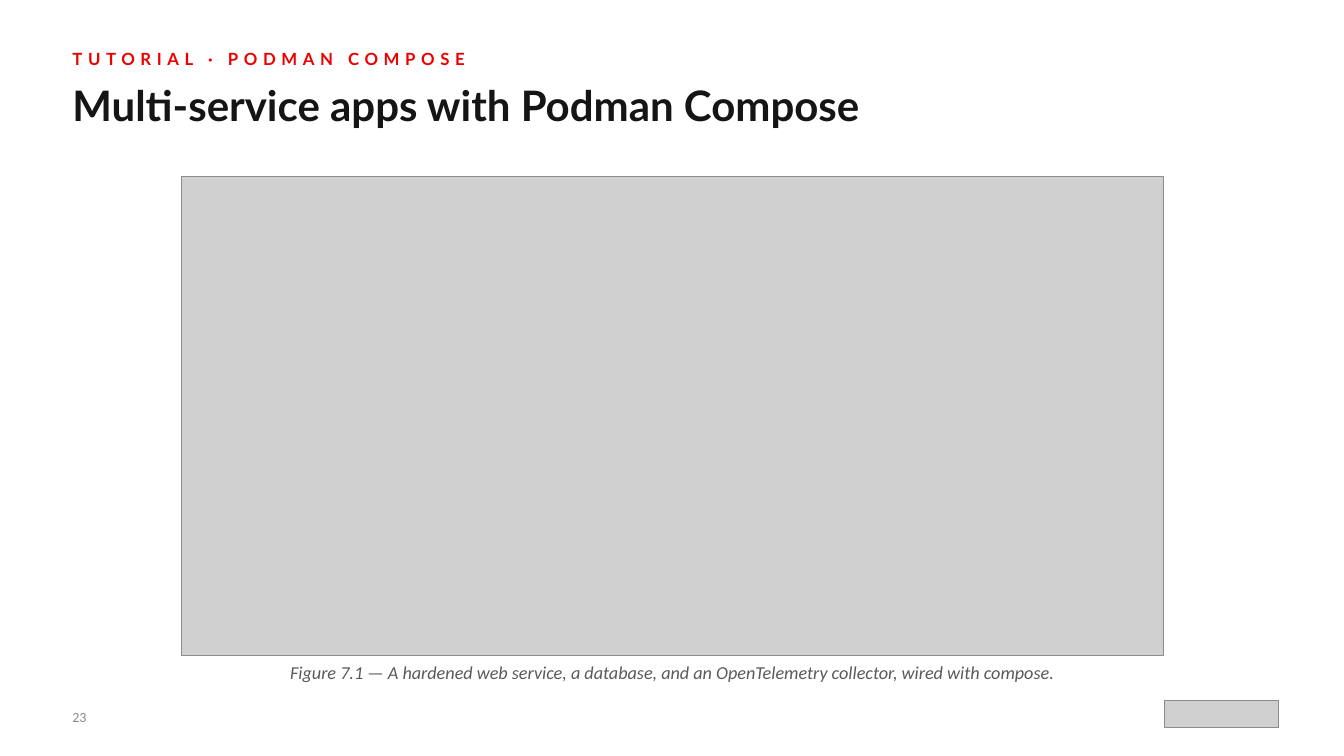
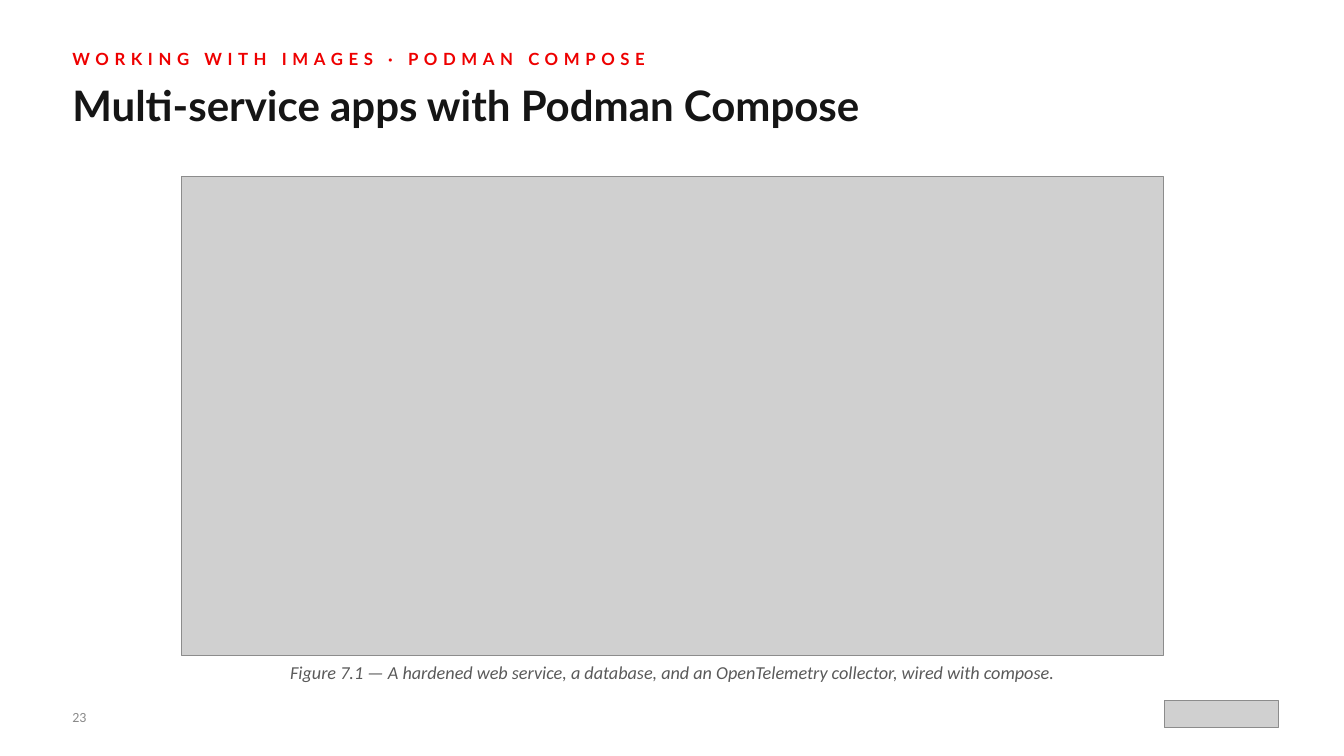
Before and after one commit to patterncatalyst/hummingbird-tutorial, a slide deck: slide 23 of presentations/hummingbird-overview.pptx. Drawn at 1344x756 pixels with LibreOffice and Linux fonts; fonts in the diff are those of the drawing; grey boxes stand for pictures. Boxes give left, top, right and bottom in pixels: in the first picture for what was removed or moved away, otherwise in the second. Text is boxed around its words. In the diff, an @@ line names an element or a change of style, - is before the commit and + after.

Commit message:
Deck r01.5: drop tutorial-companion framing and hedging words

```diff
--- a/presentations/hummingbird-overview.pptx
+++ b/presentations/hummingbird-overview.pptx
@@ text at (72,52,645,65): text changed @@
-TUTORIAL · PODMAN COMPOSE
+WORKING WITH IMAGES · PODMAN COMPOSE
```
Also in this commit, not shown: 15 other slides changed, 4 other files.
